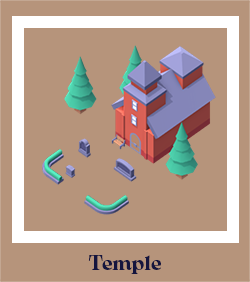
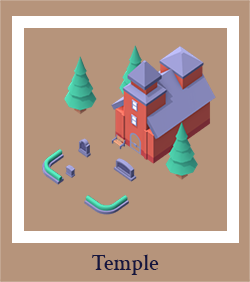
Revision of a layered w=250, h=282 image; what changed, layer by layer:
painted on "Bodega" (1st of 3, in "Church") over [88, 254, 161, 275]
